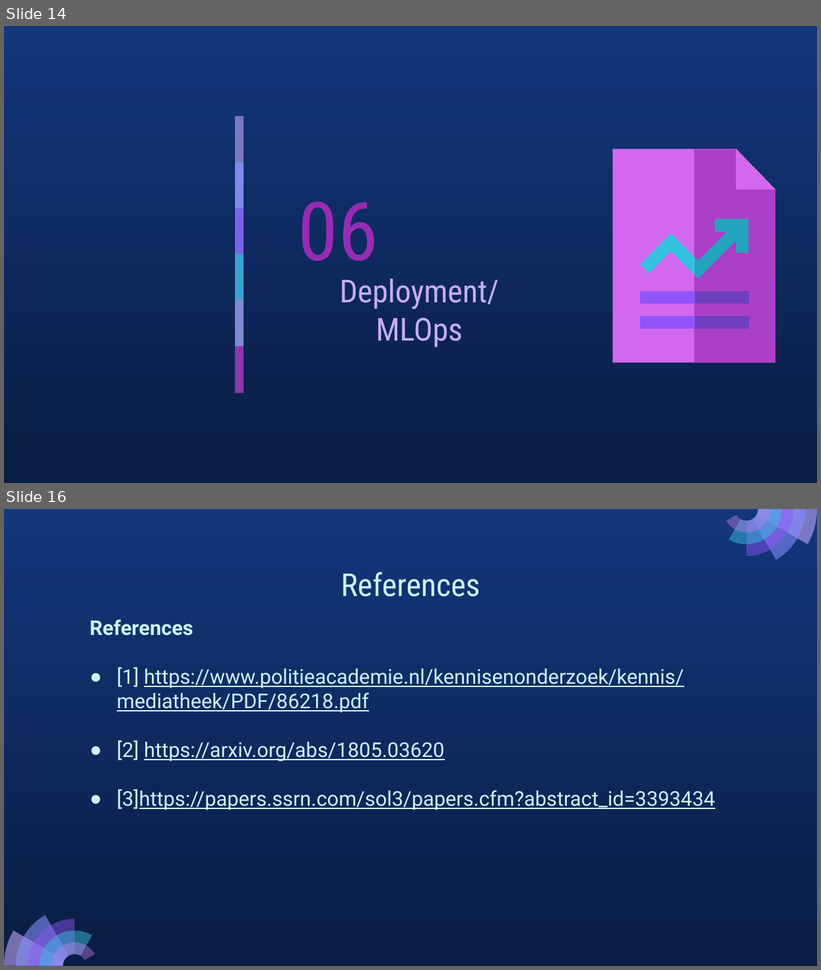
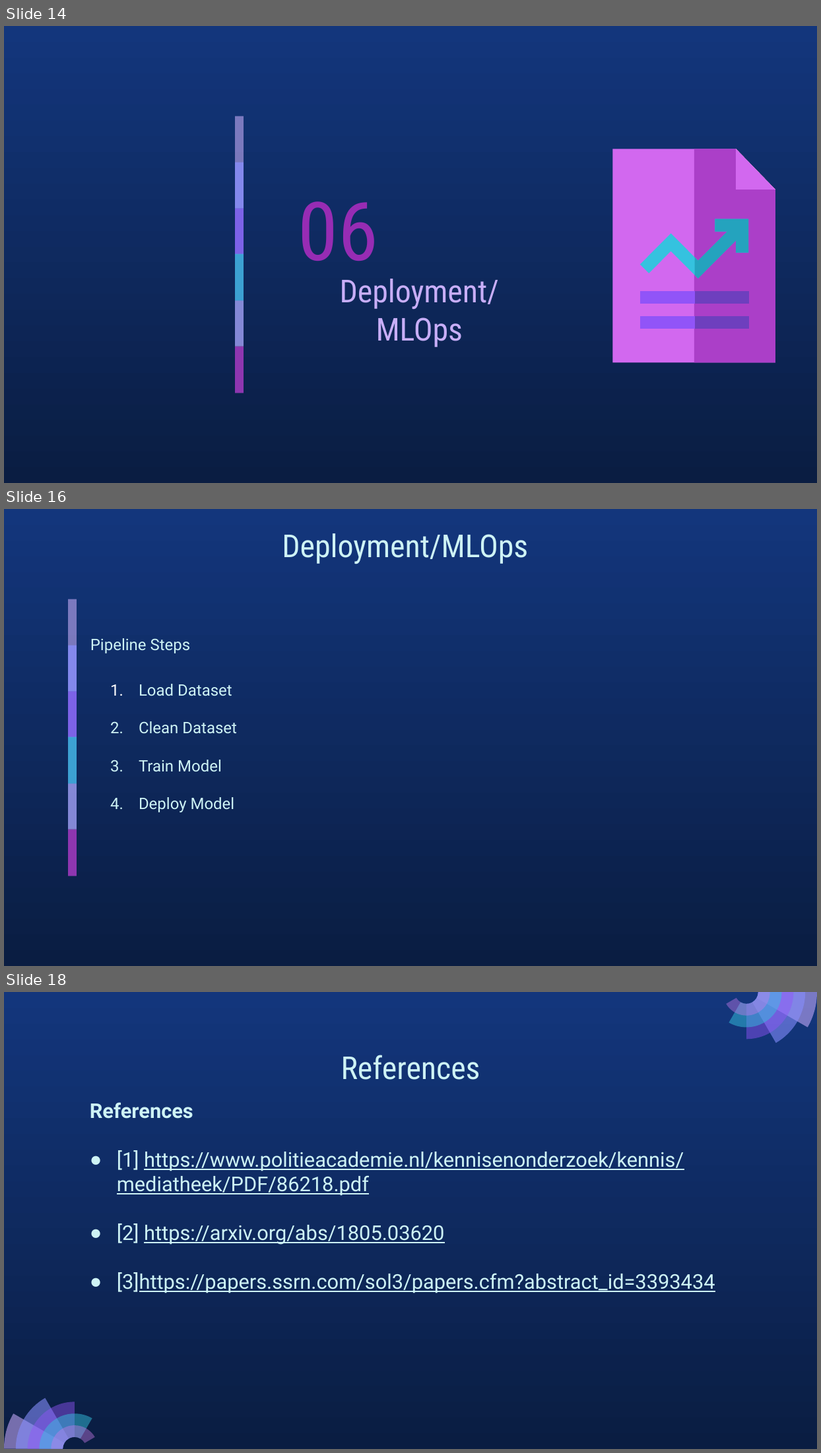
Before and after one commit to Anupama-sjsu/DataMining_FinalProject, a slide deck: Documentation/final_slide_deck.pptx. Shown one above the other, each under a label of ours: slides 14 and 16 before the commit, slides 14, 16 and 18 after it; the slides between them are not shown. The pictures are 821x970 and 821x1453 pixels, drawn with LibreOffice and Linux fonts; fonts in the diff are those of the drawing. Boxes give left, top, right and bottom in pixels: in the first picture for what was removed or moved away, otherwise in the second. Text is boxed around its words. In the diff, an @@ line names an element or a change of style, - is before the commit and + after.

```diff
--- a/Documentation/final_slide_deck.pptx
+++ b/Documentation/final_slide_deck.pptx
@@ slide 16 added at (x1=4, y1=509, x2=817, y2=966), background gradient #13367C to #0A1D42 @@
@@ title added at (x1=282, y1=533, x2=528, y2=564), 28 pt, text #CEF3F5 @@
+Deployment/MLOps
@@ text added at (x1=90, y1=638, x2=191, y2=654), 14 pt, text #CEF3F5 @@
+Pipeline Steps
@@ text added at (x1=139, y1=684, x2=237, y2=813), 14 pt, text #CEF3F5 @@
+1. Load Dataset
+2. Clean Dataset
+3. Train Model
+4. Deploy Model
@@ group added at (x1=68, y1=599, x2=77, y2=877): 6 rectangles @@
@@ what was slide 16 is now slide 18 @@
```
Also in this commit, not shown: 2 other slides added, 1 slide removed, 1 other file.
